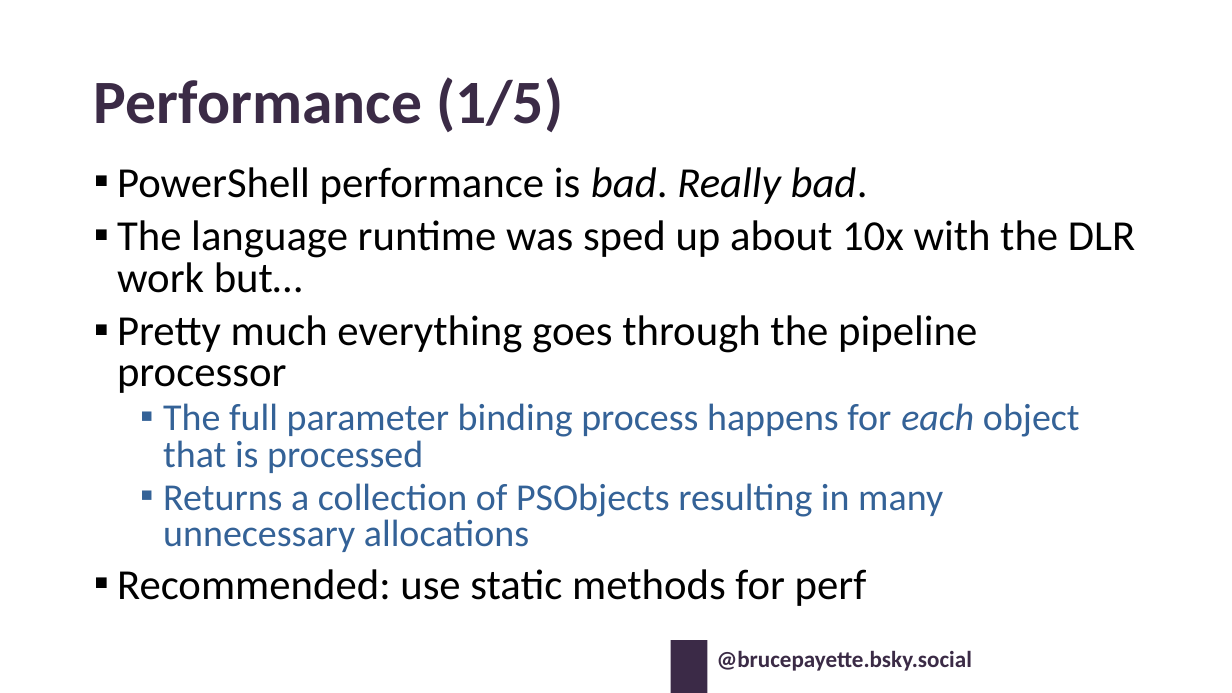
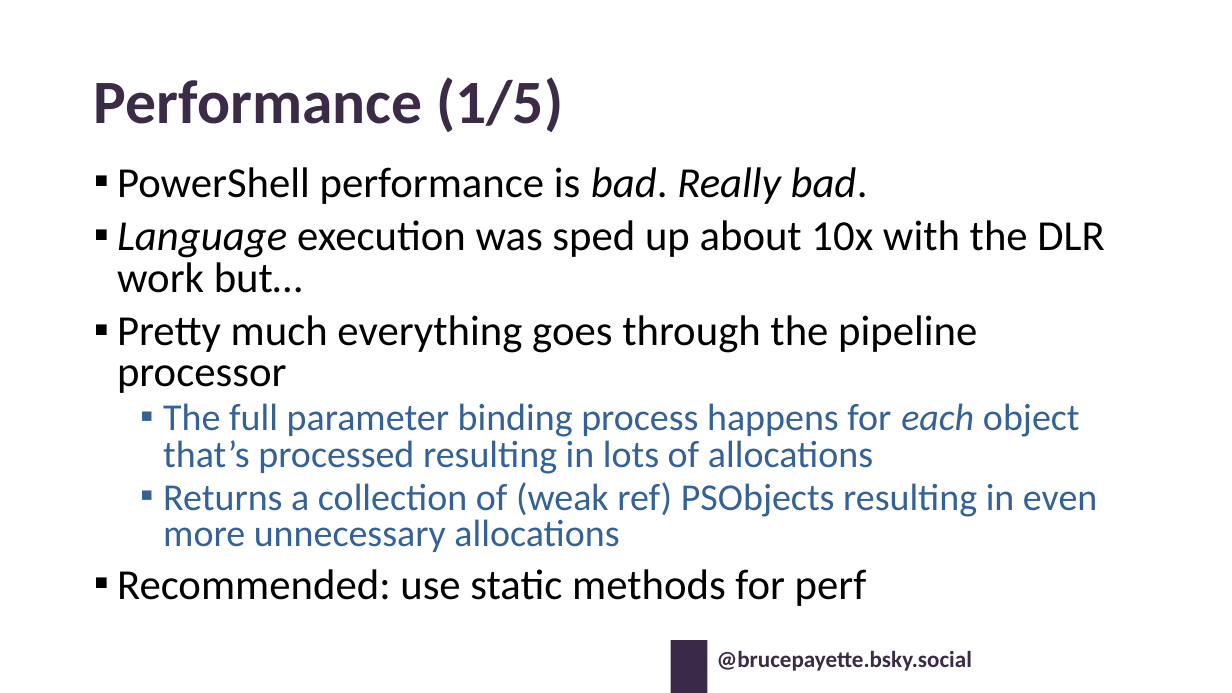
Before and after one commit to BrucePay/BraidLang, a slide deck: slide 20 of PSCONF26_Payette_Designing_PowerShell.pptx. Drawn at 1232x693 pixels with LibreOffice and Linux fonts; fonts in the diff are those of the drawing; background and template pictures are left out. Boxes give left, top, right and bottom in pixels: in the first picture for what was removed or moved away, otherwise in the second. Text is boxed around its words. In the diff, an @@ line names an element or a change of style, - is before the commit and + after.

```diff
--- a/PSCONF26_Payette_Designing_PowerShell.pptx
+++ b/PSCONF26_Payette_Designing_PowerShell.pptx
@@ text at box(117, 220, 1104, 293): text changed @@
-▪ The language runtime was sped up about 10x with the DLR work but…
+▪ Language execution was sped up about 10x with the DLR work but…
@@ text at box(163, 403, 1097, 552): text changed @@
-  ▪ The full parameter binding process happens for each object that is processed
-  ▪ Returns a collection of PSObjects resulting in many unnecessary allocations
+  ▪ The full parameter binding process happens for each object that’s processed resulting in lots of allocations
+  ▪ Returns a collection of (weak ref) PSObjects resulting in even more unnecessary allocations
```
Also in this commit, not shown: 13 other slides changed, 1 slide added, 2 other files.
